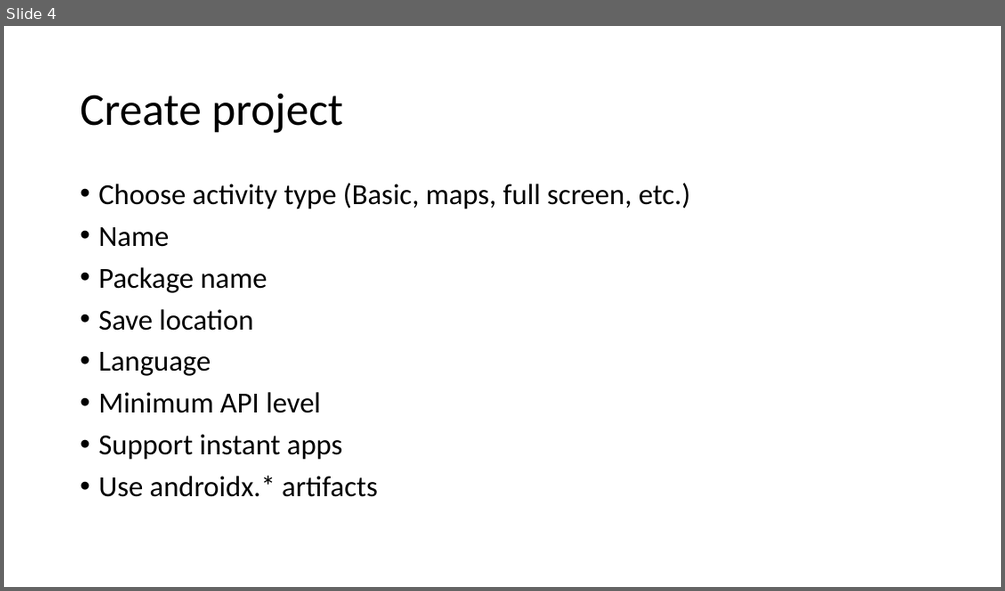
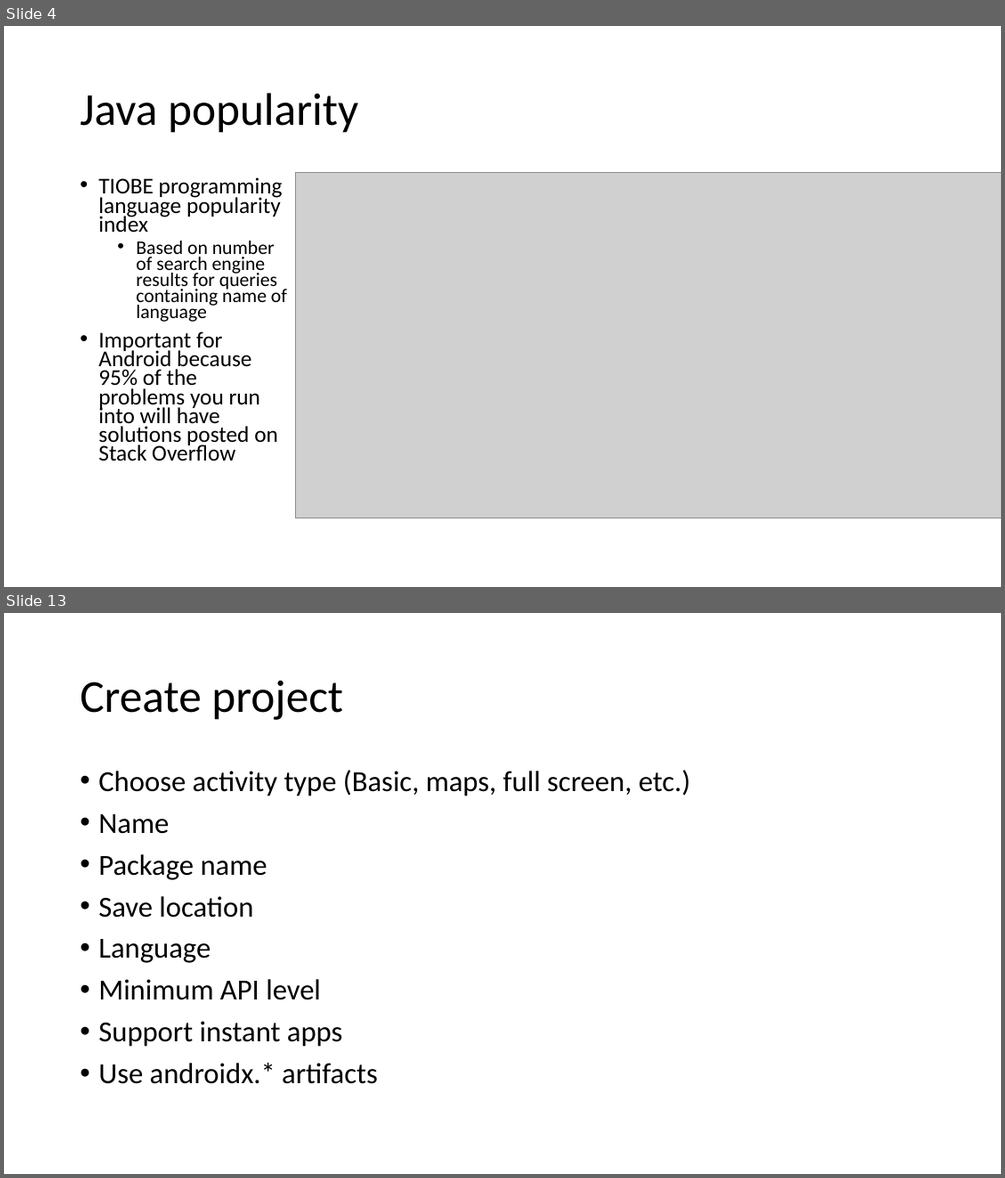
Before and after one commit to russellu/cs230, a slide deck: Lecture_HelloWorld.pptx. Shown one above the other, each under a label of ours: slide 4 before the commit, slides 4 and 13 after it; the slides between them are not shown. The pictures are 1005x591 and 1005x1178 pixels, drawn with LibreOffice and Linux fonts; fonts in the diff are those of the drawing; grey boxes stand for pictures. Boxes give left, top, right and bottom in pixels: in the first picture for what was removed or moved away, otherwise in the second. Text is boxed around its words. In the diff, an @@ line names an element or a change of style, - is before the commit and + after.

```diff
--- a/Lecture_HelloWorld.pptx
+++ b/Lecture_HelloWorld.pptx
@@ slide 4 added at (x1=4, y1=26, x2=1001, y2=587), background #FFFFFF @@
@@ title added at (x1=80, y1=93, x2=358, y2=133), 44 pt, text #000000 @@
+Java popularity
@@ text added at (x1=98, y1=177, x2=287, y2=461), 21.7 pt, text #000000 @@
+• TIOBE programming language popularity index
+  • Based on number of search engine results for queries containing name of language
+• Important for Android because 95% of the problems you run into will have solutions posted on Stack Overflow
@@ picture added at (x1=296, y1=173, x2=1001, y2=517) @@
@@ what was slide 4 is now slide 13 @@
```
Also in this commit, not shown: 4 slides changed, 12 other slides added, 10 slides removed, 3 other files.
